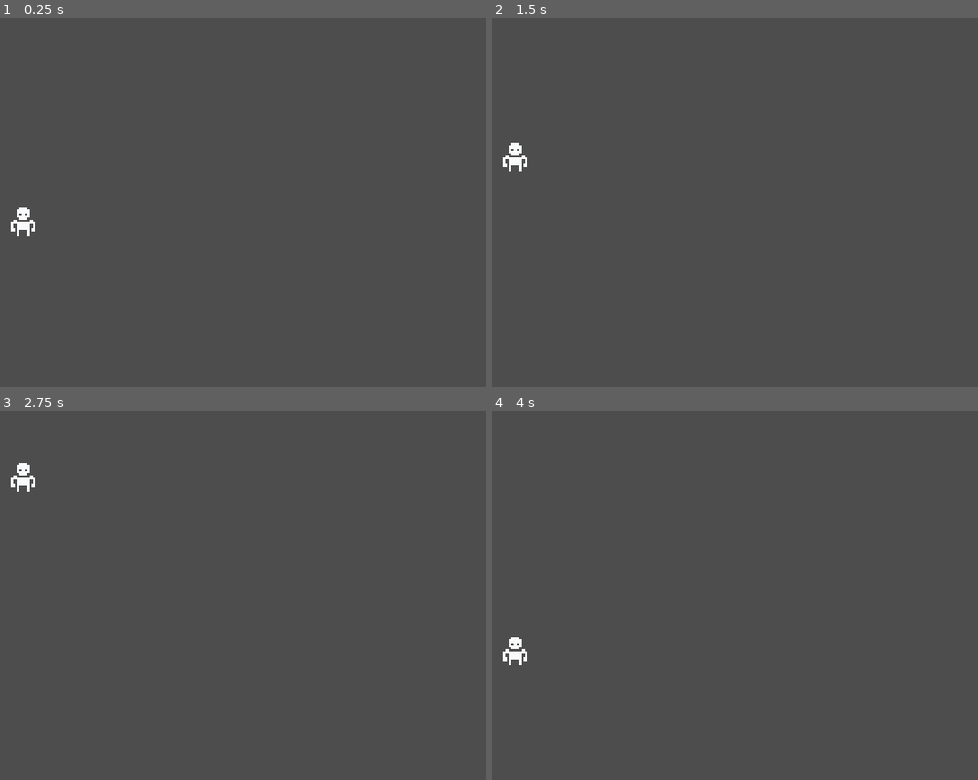
Above: before the commit, frames 1-4 (two rows, left to right).
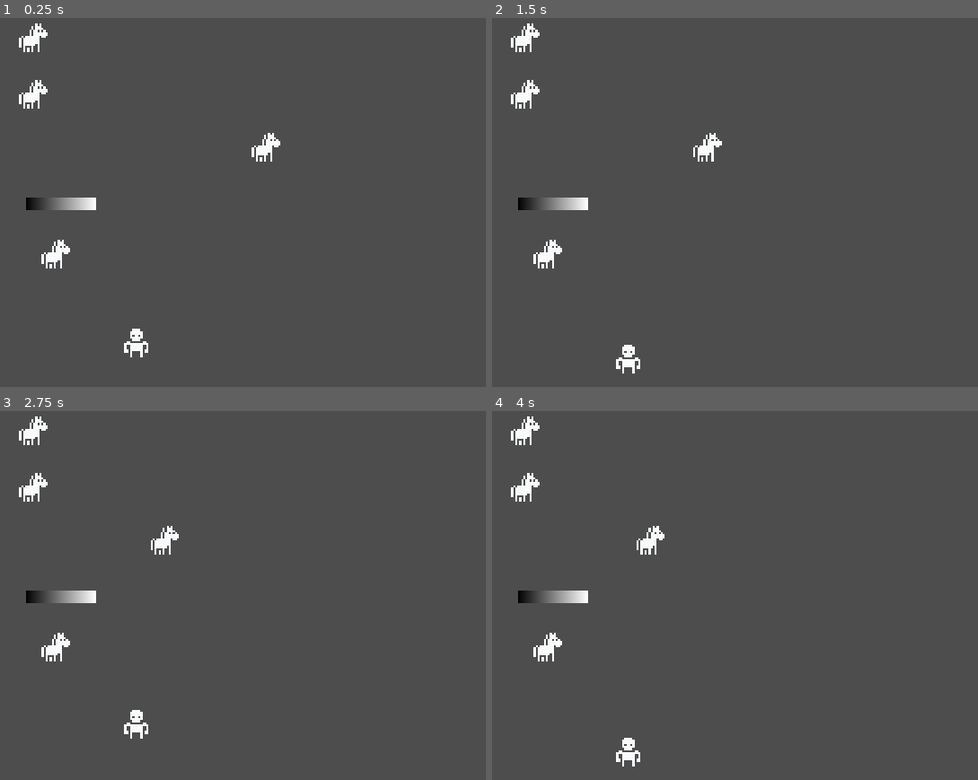
Above: after the commit, the same moments.

Repository: jkim1798/fourth-toy
Game: Godot game, scene res://scenes/game.tscn
The game is run twice, just before and just after one commit, with the same random seed, the same clock (stepped at 60 frames per second) and the same inputs.
Inputs (mouse positions are in pixels of both pictures, inside the frame that each line leads up to):
- Up to frame 1 (0.25 s): no input
- Up to frame 2 (1.5 s): move the mouse to (866, 198) at 0.52 s; hold W (move_up) 0.53-1.28 s; click (866, 198) at 0.6 s; move the mouse to (594, 243) at 1.27 s; hold S (move_down) from 1.28 s (still down); click (594, 243) at 1.35 s
- Up to frame 3 (2.75 s): move the mouse to (296, 521) at 2.02 s; release S (move_down) at 2.03 s; hold W (move_up) from 2.03 s (still down); click (296, 521) at 2.1 s
- Up to frame 4 (4 s): move the mouse to (691, 702) at 2.77 s; click (691, 702) at 2.85 s; tap Enter at 3.5 s; move the mouse to (919, 680) at 3.52 s; release W (move_up) at 3.53 s; hold S (move_down) from 3.53 s (still down); click (919, 680) at 3.6 s

The runs differ from the first frame. In frame 1, 1.6% of the frame differs, in the area x 2-58%, y 1-92%; in frame 2, 1.6%, in the area x 2-48%, y 1-97%; in frame 3, 1.6%; in frame 4, 1.6%.
Error after the commit: Invalid call. Nonexistent function 'shoot' in base 'Node2D'. (res://scripts/enemy.gd:30)

Commit message:
Added Level
I added the level

Diff:
--- /dev/null
+++ b/project/scenes/enemy2.tscn
@@ -0,0 +1,10 @@
+[gd_scene load_steps=2 format=3 uid="uid://dp4ue85o3fj7t"]
+
+[ext_resource type="Texture2D" uid="uid://cf8fqauugmefu" path="res://icon.svg" id="1_axaa6"]
+
+[node name="Enemy" type="Node2D"]
+
+[node name="Sprite2D" type="Sprite2D" parent="."]
+position = Vector2(5, 5)
+scale = Vector2(0.05, 0.05)
+texture = ExtResource("1_axaa6")
--- a/project/scenes/game.tscn
+++ b/project/scenes/game.tscn
@@ -11,13 +11,30 @@
 [sub_resource type="RectangleShape2D" id="RectangleShape2D_6a5t2"]
 size = Vector2(96, 192)
 
+[sub_resource type="PhysicsMaterial" id="PhysicsMaterial_13xvx"]
+
+[sub_resource type="RectangleShape2D" id="RectangleShape2D_eyn7p"]
+size = Vector2(10.5263, 1.05264)
+
+[sub_resource type="Gradient" id="Gradient_fh16x"]
+
+[sub_resource type="GradientTexture1D" id="GradientTexture1D_gkcsj"]
+gradient = SubResource("Gradient_fh16x")
+
+[sub_resource type="PhysicsMaterial" id="PhysicsMaterial_wcbl6"]
+
+[sub_resource type="RectangleShape2D" id="RectangleShape2D_eagc0"]
+size = Vector2(5, 167)
+
+[sub_resource type="CircleShape2D" id="CircleShape2D_pwqxj"]
+
 [node name="game" type="Node2D"]
 script = ExtResource("1_0xwix")
 bullet_scene = ExtResource("2_sfqfi")
 enemy_scene = ExtResource("3_50pnp")
 
 [node name="player" parent="." instance=ExtResource("1_aak0t")]
-position = Vector2(16, 80)
+position = Vector2(72, 140)
 
 [node name="StaticBody2D" type="StaticBody2D" parent="." groups=["wall"]]
 position = Vector2(120, 80)
@@ -25,7 +42,7 @@
 collision_mask = 3
 
 [node name="up" type="CollisionShape2D" parent="StaticBody2D"]
-position = Vector2(0, -128)
+position = Vector2(0, -458)
 shape = SubResource("RectangleShape2D_mkovn")
 
 [node name="down" type="CollisionShape2D" parent="StaticBody2D"]
@@ -37,7 +54,7 @@
 shape = SubResource("RectangleShape2D_6a5t2")
 
 [node name="right" type="CollisionShape2D" parent="StaticBody2D"]
-position = Vector2(168, 0)
+position = Vector2(84, 0)
 shape = SubResource("RectangleShape2D_6a5t2")
 
 [node name="Camera2D" type="Camera2D" parent="."]
@@ -49,5 +66,528 @@
 wait_time = 4.0
 autostart = true
 
+[node name="Enemies" type="Node2D" parent="."]
+
+[node name="enemy" parent="Enemies" instance=ExtResource("3_50pnp")]
+position = Vector2(21, 17)
+
+[node name="enemy2" parent="Enemies" instance=ExtResource("3_50pnp")]
+position = Vector2(32, 96)
+
+[node name="enemy3" parent="Enemies" instance=ExtResource("3_50pnp")]
+position = Vector2(141, 43)
+
+[node name="enemy4" parent="Enemies" instance=ExtResource("3_50pnp")]
+position = Vector2(86, -45)
+
+[node name="enemy5" parent="Enemies" instance=ExtResource("3_50pnp")]
+position = Vector2(21, -11)
+
+[node name="enemy6" parent="Enemies" instance=ExtResource("3_50pnp")]
+position = Vector2(143, -77)
+
+[node name="enemy7" parent="Enemies" instance=ExtResource("3_50pnp")]
+position = Vector2(59, -122)
+
+[node name="enemy8" parent="Enemies" instance=ExtResource("3_50pnp")]
+position = Vector2(131, -123)
+
+[node name="enemy9" parent="Enemies" instance=ExtResource("3_50pnp")]
+position = Vector2(93, -172)
+
+[node name="enemy10" parent="Enemies" instance=ExtResource("3_50pnp")]
+position = Vector2(8, -208)
+
+[node name="enemy11" parent="Enemies" instance=ExtResource("3_50pnp")]
+position = Vector2(53, -208)
+
+[node name="Platforms" type="Node2D" parent="."]
+position = Vector2(2.08165e-12, -1770)
+scale = Vector2(3, 3)
+
+[node name="Platform" type="StaticBody2D" parent="Platforms"]
+physics_material_override = SubResource("PhysicsMaterial_13xvx")
+
+[node name="CollisionShape2D" type="CollisionShape2D" parent="Platforms/Platform"]
+position = Vector2(25, 643)
+scale = Vector2(1.9, 1.9)
+shape = SubResource("RectangleShape2D_eyn7p")
+
+[node name="Platform2" type="StaticBody2D" parent="Platforms"]
+position = Vector2(24, -6)
+scale = Vector2(0.461347, 0.999565)
+physics_material_override = SubResource("PhysicsMaterial_13xvx")
+
+[node name="CollisionShape2D" type="CollisionShape2D" parent="Platforms/Platform2"]
+position = Vector2(25, 643)
+scale = Vector2(1.9, 1.9)
+shape = SubResource("RectangleShape2D_eyn7p")
+
+[node name="Platform3" type="StaticBody2D" parent="Platforms"]
+position = Vector2(12.3333, -11.6667)
+scale = Vector2(0.461347, 0.999565)
+physics_material_override = SubResource("PhysicsMaterial_13xvx")
+
+[node name="CollisionShape2D" type="CollisionShape2D" parent="Platforms/Platform3"]
+position = Vector2(25, 643)
+scale = Vector2(1.9, 1.9)
+shape = SubResource("RectangleShape2D_eyn7p")
+
+[node name="Platform4" type="StaticBody2D" parent="Platforms"]
+position = Vector2(-0.999998, -17)
+scale = Vector2(0.461347, 0.999565)
+physics_material_override = SubResource("PhysicsMaterial_13xvx")
+
+[node name="CollisionShape2D" type="CollisionShape2D" parent="Platforms/Platform4"]
+position = Vector2(25, 643)
+scale = Vector2(1.9, 1.9)
+shape = SubResource("RectangleShape2D_eyn7p")
+
+[node name="Moving platform" type="Sprite2D" parent="Platforms"]
+position = Vector2(11.5, 613.725)
+scale = Vector2(0.045, 2)
+texture = SubResource("GradientTexture1D_gkcsj")
+
+[node name="Platform6" type="StaticBody2D" parent="Platforms/Moving platform"]
+position = Vector2(-322.222, -320.862)
+scale = Vector2(13.1111, 0.499)
+physics_material_override = SubResource("PhysicsMaterial_13xvx")
+
+[node name="CollisionShape2D" type="CollisionShape2D" parent="Platforms/Moving platform/Platform6"]
+position = Vector2(25, 643)
+scale = Vector2(1.9, 1.9)
+shape = SubResource("RectangleShape2D_eyn7p")
+
+[node name="Platform5" type="StaticBody2D" parent="Platforms"]
+position = Vector2(13, -23)
+scale = Vector2(0.461347, 0.999565)
+physics_material_override = SubResource("PhysicsMaterial_13xvx")
+
+[node name="CollisionShape2D" type="CollisionShape2D" parent="Platforms/Platform5"]
+position = Vector2(25, 643)
+scale = Vector2(1.9, 1.9)
+shape = SubResource("RectangleShape2D_eyn7p")
+
+[node name="Platform6" type="StaticBody2D" parent="Platforms"]
+position = Vector2(35, -35)
+scale = Vector2(0.461347, 0.999565)
+physics_material_override = SubResource("PhysicsMaterial_13xvx")
+
+[node name="CollisionShape2D" type="CollisionShape2D" parent="Platforms/Platform6"]
+position = Vector2(25, 643)
+scale = Vector2(1.9, 1.9)
+shape = SubResource("RectangleShape2D_eyn7p")
+
+[node name="Platform7" type="StaticBody2D" parent="Platforms"]
+position = Vector2(35, -18)
+scale = Vector2(0.461347, 0.999565)
+physics_material_override = SubResource("PhysicsMaterial_13xvx")
+
+[node name="CollisionShape2D" type="CollisionShape2D" parent="Platforms/Platform7"]
+position = Vector2(25, 643)
+scale = Vector2(1.9, 1.9)
+shape = SubResource("RectangleShape2D_eyn7p")
+
+[node name="Platform8" type="StaticBody2D" parent="Platforms"]
+position = Vector2(6, -35)
+scale = Vector2(0.461347, 0.999565)
+physics_material_override = SubResource("PhysicsMaterial_13xvx")
+
+[node name="CollisionShape2D" type="CollisionShape2D" parent="Platforms/Platform8"]
+position = Vector2(25, 643)
+scale = Vector2(1.9, 1.9)
+shape = SubResource("RectangleShape2D_eyn7p")
+
+[node name="Platform9" type="StaticBody2D" parent="Platforms"]
+position = Vector2(10, -44)
+scale = Vector2(1.17147, 0.999298)
+physics_material_override = SubResource("PhysicsMaterial_13xvx")
+
+[node name="CollisionShape2D" type="CollisionShape2D" parent="Platforms/Platform9"]
+position = Vector2(25, 643)
+scale = Vector2(1.9, 1.9)
+shape = SubResource("RectangleShape2D_eyn7p")
+
+[node name="Platform9_5" type="StaticBody2D" parent="Platforms"]
+position = Vector2(19, -40)
+scale = Vector2(0.147539, 0.999476)
+physics_material_override = SubResource("PhysicsMaterial_13xvx")
+
+[node name="CollisionShape2D" type="CollisionShape2D" parent="Platforms/Platform9_5"]
+position = Vector2(25, 643)
+scale = Vector2(1.9, 1.9)
+shape = SubResource("RectangleShape2D_eyn7p")
+
+[node name="Platform10" type="StaticBody2D" parent="Platforms"]
+position = Vector2(-5, -53)
+scale = Vector2(0.461347, 0.999565)
+physics_material_override = SubResource("PhysicsMaterial_13xvx")
+
+[node name="CollisionShape2D" type="CollisionShape2D" parent="Platforms/Platform10"]
+position = Vector2(25, 643)
+scale = Vector2(1.9, 1.9)
+shape = SubResource("RectangleShape2D_eyn7p")
+
+[node name="Platform11" type="StaticBody2D" parent="Platforms"]
+position = Vector2(-5, -43)
+scale = Vector2(0.461347, 0.999565)
+physics_material_override = SubResource("PhysicsMaterial_13xvx")
+
+[node name="CollisionShape2D" type="CollisionShape2D" parent="Platforms/Platform11"]
+position = Vector2(25, 643)
+scale = Vector2(1.9, 1.9)
+shape = SubResource("RectangleShape2D_eyn7p")
+
+[node name="Platform12" type="StaticBody2D" parent="Platforms"]
+position = Vector2(29, -47)
+scale = Vector2(0.147539, 0.999476)
+physics_material_override = SubResource("PhysicsMaterial_13xvx")
+
+[node name="CollisionShape2D" type="CollisionShape2D" parent="Platforms/Platform12"]
+position = Vector2(25, 643)
+scale = Vector2(1.9, 1.9)
+shape = SubResource("RectangleShape2D_eyn7p")
+
+[node name="Platform13" type="StaticBody2D" parent="Platforms"]
+position = Vector2(36, -50)
+scale = Vector2(0.147539, 0.999476)
+physics_material_override = SubResource("PhysicsMaterial_13xvx")
+
+[node name="CollisionShape2D" type="CollisionShape2D" parent="Platforms/Platform13"]
+position = Vector2(25, 643)
+scale = Vector2(1.9, 1.9)
+shape = SubResource("RectangleShape2D_eyn7p")
+
+[node name="Platform14" type="StaticBody2D" parent="Platforms"]
+position = Vector2(42, -53)
+scale = Vector2(0.147539, 0.999476)
+physics_material_override = SubResource("PhysicsMaterial_13xvx")
+
+[node name="CollisionShape2D" type="CollisionShape2D" parent="Platforms/Platform14"]
+position = Vector2(25, 643)
+scale = Vector2(1.9, 1.9)
+shape = SubResource("RectangleShape2D_eyn7p")
+
+[node name="Platform15" type="StaticBody2D" parent="Platforms"]
+position = Vector2(666, 576)
+rotation = 1.5708
+scale = Vector2(0.1918, 1.01034)
+physics_material_override = SubResource("PhysicsMaterial_13xvx")
+
+[node name="CollisionShape2D" type="CollisionShape2D" parent="Platforms/Platform15"]
+position = Vector2(25, 643)
+scale = Vector2(1.9, 1.9)
+shape = SubResource("RectangleShape2D_eyn7p")
+
+[node name="Platform16" type="StaticBody2D" parent="Platforms"]
+position = Vector2(25, -58)
+scale = Vector2(0.461347, 0.999565)
+physics_material_override = SubResource("PhysicsMaterial_13xvx")
+
+[node name="CollisionShape2D" type="CollisionShape2D" parent="Platforms/Platform16"]
+position = Vector2(25, 643)
+scale = Vector2(1.9, 1.9)
+shape = SubResource("RectangleShape2D_eyn7p")
+
+[node name="Platform17" type="StaticBody2D" parent="Platforms"]
+position = Vector2(17, -64)
+scale = Vector2(0.461347, 0.999565)
+physics_material_override = SubResource("PhysicsMaterial_13xvx")
+
+[node name="CollisionShape2D" type="CollisionShape2D" parent="Platforms/Platform17"]
+position = Vector2(25, 643)
+scale = Vector2(1.9, 1.9)
+shape = SubResource("RectangleShape2D_eyn7p")
+
+[node name="Platform18" type="StaticBody2D" parent="Platforms"]
+position = Vector2(-6, -76)
+scale = Vector2(1.62475, 1.00135)
+physics_material_override = SubResource("PhysicsMaterial_13xvx")
+
+[node name="CollisionShape2D" type="CollisionShape2D" parent="Platforms/Platform18"]
+position = Vector2(25, 643)
+scale = Vector2(1.9, 1.9)
+shape = SubResource("RectangleShape2D_eyn7p")
+
+[node name="Platform19" type="StaticBody2D" parent="Platforms"]
+position = Vector2(660, 574)
+rotation = 1.5708
+scale = Vector2(0.1918, 1.01034)
+physics_material_override = SubResource("PhysicsMaterial_13xvx")
+
+[node name="CollisionShape2D" type="CollisionShape2D" parent="Platforms/Platform19"]
+position = Vector2(25, 643)
+scale = Vector2(1.9, 1.9)
+shape = SubResource("RectangleShape2D_eyn7p")
+
+[node name="Platform20" type="StaticBody2D" parent="Platforms"]
+position = Vector2(654, 570)
+rotation = 1.5708
+scale = Vector2(0.1918, 1.01034)
+physics_material_override = SubResource("PhysicsMaterial_13xvx")
+
+[node name="CollisionShape2D" type="CollisionShape2D" parent="Platforms/Platform20"]
+position = Vector2(25, 643)
+scale = Vector2(1.9, 1.9)
+shape = SubResource("RectangleShape2D_eyn7p")
+
+[node name="Platform21" type="StaticBody2D" parent="Platforms"]
+position = Vector2(672, 565)
+rotation = 1.5708
+scale = Vector2(0.1, 1.025)
+physics_material_override = SubResource("PhysicsMaterial_13xvx")
+
+[node name="CollisionShape2D" type="CollisionShape2D" parent="Platforms/Platform21"]
+position = Vector2(55.0005, 642.024)
+scale = Vector2(1.1002, 1.9)
+shape = SubResource("RectangleShape2D_eyn7p")
+
+[node name="Platform22" type="StaticBody2D" parent="Platforms"]
+position = Vector2(-7, -86)
+scale = Vector2(1.03239, 0.999689)
+physics_material_override = SubResource("PhysicsMaterial_13xvx")
+
+[node name="CollisionShape2D" type="CollisionShape2D" parent="Platforms/Platform22"]
+position = Vector2(25, 638.999)
+scale = Vector2(1.9, 1.9)
+shape = SubResource("RectangleShape2D_eyn7p")
+
+[node name="Platform23" type="StaticBody2D" parent="Platforms"]
+position = Vector2(32, -86)
+scale = Vector2(0.461347, 0.999565)
+physics_material_override = SubResource("PhysicsMaterial_13xvx")
+
+[node name="CollisionShape2D" type="CollisionShape2D" parent="Platforms/Platform23"]
+position = Vector2(25, 638.998)
+scale = Vector2(1.9, 1.9)
+shape = SubResource("RectangleShape2D_eyn7p")
+
+[node name="Platform24" type="StaticBody2D" parent="Platforms"]
+position = Vector2(26, -76)
+scale = Vector2(0.117437, 0.995605)
+physics_material_override = SubResource("PhysicsMaterial_13xvx")
+
+[node name="CollisionShape2D" type="CollisionShape2D" parent="Platforms/Platform24"]
+position = Vector2(-93.6676, 641.821)
+scale = Vector2(1.9, 1.9)
+shape = SubResource("RectangleShape2D_eyn7p")
+
+[node name="Platform25" type="StaticBody2D" parent="Platforms"]
+position = Vector2(12, -83)
+scale = Vector2(0.117437, 0.995605)
+physics_material_override = SubResource("PhysicsMaterial_13xvx")
+
+[node name="CollisionShape2D" type="CollisionShape2D" parent="Platforms/Platform25"]
+position = Vector2(76.6371, 645.838)
+scale = Vector2(1.9, 1.9)
+shape = SubResource("RectangleShape2D_eyn7p")
+
+[node name="Platform26" type="StaticBody2D" parent="Platforms"]
+position = Vector2(14, -81)
+scale = Vector2(0.117437, 0.995605)
+physics_material_override = SubResource("PhysicsMaterial_13xvx")
+
+[node name="CollisionShape2D" type="CollisionShape2D" parent="Platforms/Platform26"]
+position = Vector2(110.698, 645.838)
+scale = Vector2(1.9, 1.9)
+shape = SubResource("RectangleShape2D_eyn7p")
+
+[node name="Platform27" type="StaticBody2D" parent="Platforms"]
+position = Vector2(18, -83)
+scale = Vector2(0.117437, 0.995605)
+physics_material_override = SubResource("PhysicsMaterial_13xvx")
+
+[node name="CollisionShape2D" type="CollisionShape2D" parent="Platforms/Platform27"]
+position = Vector2(110.698, 645.838)
+scale = Vector2(1.9, 1.9)
+shape = SubResource("RectangleShape2D_eyn7p")
+
+[node name="Platform28" type="StaticBody2D" parent="Platforms"]
+position = Vector2(682, 553)
+rotation = 1.5708
+scale = Vector2(0.179162, 1.00728)
+physics_material_override = SubResource("PhysicsMaterial_13xvx")
+
+[node name="CollisionShape2D" type="CollisionShape2D" parent="Platforms/Platform28"]
+position = Vector2(25, 643)
+scale = Vector2(1.9, 1.9)
+shape = SubResource("RectangleShape2D_eyn7p")
+
+[node name="Platform29" type="StaticBody2D" parent="Platforms"]
+position = Vector2(685, 549)
+rotation = 1.5708
+scale = Vector2(0.179162, 1.00728)
+physics_material_override = SubResource("PhysicsMaterial_13xvx")
+
+[node name="CollisionShape2D" type="CollisionShape2D" parent="Platforms/Platform29"]
+position = Vector2(25, 643)
+scale = Vector2(1.9, 1.9)
+shape = SubResource("RectangleShape2D_eyn7p")
+
+[node name="Platform 30" type="StaticBody2D" parent="Platforms"]
+physics_material_override = SubResource("PhysicsMaterial_wcbl6")
+
+[node name="CollisionShape2D" type="CollisionShape2D" parent="Platforms/Platform 30"]
+position = Vector2(54.5, 563.5)
+shape = SubResource("RectangleShape2D_eagc0")
+
+[node name="Platform 31" type="StaticBody2D" parent="Platforms"]
+position = Vector2(-57, 0)
+physics_material_override = SubResource("PhysicsMaterial_wcbl6")
+
+[node name="CollisionShape2D" type="CollisionShape2D" parent="Platforms/Platform 31"]
+position = Vector2(54.5, 563.5)
+shape = SubResource("RectangleShape2D_eagc0")
+
+[node name="Moving platform2" type="Sprite2D" parent="Platforms"]
+position = Vector2(26, 543)
+scale = Vector2(0.045, 2)
+texture = SubResource("GradientTexture1D_gkcsj")
+
+[node name="Platform6" type="StaticBody2D" parent="Platforms/Moving platform2"]
+position = Vector2(-322.222, -320.862)
+scale = Vector2(13.1111, 0.499)
+physics_material_override = SubResource("PhysicsMaterial_13xvx")
+
+[node name="CollisionShape2D" type="CollisionShape2D" parent="Platforms/Moving platform2/Platform6"]
+position = Vector2(25, 643)
+scale = Vector2(1.9, 1.9)
+shape = SubResource("RectangleShape2D_eyn7p")
+
+[node name="Platform30" type="StaticBody2D" parent="Platforms"]
+position = Vector2(6, -94)
+scale = Vector2(0.117437, 0.995605)
+physics_material_override = SubResource("PhysicsMaterial_13xvx")
+
+[node name="CollisionShape2D" type="CollisionShape2D" parent="Platforms/Platform30"]
+position = Vector2(76.6371, 645.838)
+scale = Vector2(1.9, 1.9)
+shape = SubResource("RectangleShape2D_eyn7p")
+
+[node name="Platform31" type="StaticBody2D" parent="Platforms"]
+position = Vector2(-0.999999, -97)
+scale = Vector2(0.117437, 0.995605)
+physics_material_override = SubResource("PhysicsMaterial_13xvx")
+
+[node name="CollisionShape2D" type="CollisionShape2D" parent="Platforms/Platform31"]
+position = Vector2(76.6371, 645.838)
+scale = Vector2(1.9, 1.9)
+shape = SubResource("RectangleShape2D_eyn7p")
+
+[node name="Platform32" type="StaticBody2D" parent="Platforms"]
+position = Vector2(31, -105)
+scale = Vector2(0.117437, 0.995605)
+physics_material_override = SubResource("PhysicsMaterial_13xvx")
+
+[node name="CollisionShape2D" type="CollisionShape2D" parent="Platforms/Platform32"]
+position = Vector2(76.6371, 645.838)
+scale = Vector2(1.9, 1.9)
+shape = SubResource("RectangleShape2D_eyn7p")
+
+[node name="Platform33" type="StaticBody2D" parent="Platforms"]
+position = Vector2(656, 519)
+rotation = 1.5708
+scale = Vector2(0.402183, 1.00963)
+physics_material_override = SubResource("PhysicsMaterial_13xvx")
+
+[node name="CollisionShape2D" type="CollisionShape2D" parent="Platforms/Platform33"]
+position = Vector2(25, 643)
+scale = Vector2(1.9, 1.9)
+shape = SubResource("RectangleShape2D_eyn7p")
+
+[node name="Platform34" type="StaticBody2D" parent="Platforms"]
+position = Vector2(-83, -126)
+scale = Vector2(1.24088, 1.00664)
+physics_material_override = SubResource("PhysicsMaterial_13xvx")
+
+[node name="CollisionShape2D" type="CollisionShape2D" parent="Platforms/Platform34"]
+position = Vector2(76.6371, 645.838)
+scale = Vector2(1.9, 1.9)
+shape = SubResource("RectangleShape2D_eyn7p")
+
+[node name="Platform35" type="StaticBody2D" parent="Platforms"]
+position = Vector2(5, -108.333)
+scale = Vector2(1.03239, 0.999689)
+physics_material_override = SubResource("PhysicsMaterial_13xvx")
+
+[node name="CollisionShape2D" type="CollisionShape2D" parent="Platforms/Platform35"]
+position = Vector2(24.8614, 644.534)
+scale = Vector2(0.5, 1)
+shape = SubResource("RectangleShape2D_eyn7p")
+
+[node name="Platform36" type="StaticBody2D" parent="Platforms"]
+position = Vector2(694.667, 531)
+rotation = 1.5708
+scale = Vector2(0.1918, 1.01034)
+physics_material_override = SubResource("PhysicsMaterial_13xvx")
+
+[node name="CollisionShape2D" type="CollisionShape2D" parent="Platforms/Platform36"]
+position = Vector2(25, 643)
+scale = Vector2(1.9, 1.9)
+shape = SubResource("RectangleShape2D_eyn7p")
+
+[node name="Platform37" type="StaticBody2D" parent="Platforms"]
+position = Vector2(698.667, 525.667)
+rotation = 1.5708
+scale = Vector2(0.1918, 1.01034)
+physics_material_override = SubResource("PhysicsMaterial_13xvx")
+
+[node name="CollisionShape2D" type="CollisionShape2D" parent="Platforms/Platform37"]
+position = Vector2(25, 643)
+scale = Vector2(1.9, 1.9)
+shape = SubResource("RectangleShape2D_eyn7p")
+
+[node name="Moving platform3" type="Sprite2D" parent="Platforms"]
+position = Vector2(32.3333, 519)
+scale = Vector2(0.045, 2)
+texture = SubResource("GradientTexture1D_gkcsj")
+
+[node name="Platform6" type="StaticBody2D" parent="Platforms/Moving platform3"]
+position = Vector2(-322.222, -320.862)
+scale = Vector2(13.1111, 0.499)
+physics_material_override = SubResource("PhysicsMaterial_13xvx")
+
+[node name="CollisionShape2D" type="CollisionShape2D" parent="Platforms/Moving platform3/Platform6"]
+position = Vector2(25, 643)
+scale = Vector2(1.9, 1.9)
+shape = SubResource("RectangleShape2D_eyn7p")
+
+[node name="Platform38" type="StaticBody2D" parent="Platforms"]
+position = Vector2(690.333, 523.333)
+rotation = 1.5708
+scale = Vector2(0.1918, 1.01034)
+physics_material_override = SubResource("PhysicsMaterial_13xvx")
+
+[node name="CollisionShape2D" type="CollisionShape2D" parent="Platforms/Platform38"]
+position = Vector2(25, 643)
+scale = Vector2(0.5, 3.5)
+shape = SubResource("RectangleShape2D_eyn7p")
+
+[node name="Platform39" type="StaticBody2D" parent="Platforms"]
+position = Vector2(680, 523.333)
+rotation = 1.5708
+scale = Vector2(0.1918, 1.01034)
+physics_material_override = SubResource("PhysicsMaterial_13xvx")
+
+[node name="CollisionShape2D" type="CollisionShape2D" parent="Platforms/Platform39"]
+position = Vector2(25, 643)
+scale = Vector2(0.5, 3.5)
+shape = SubResource("RectangleShape2D_eyn7p")
+
+[node name="Possible chest for bonus points?" type="CharacterBody2D" parent="."]
+motion_mode = 1
+
+[node name="CollisionShape2D" type="CollisionShape2D" parent="Possible chest for bonus points?"]
+position = Vector2(21, -168)
+shape = SubResource("CircleShape2D_pwqxj")
+
+[node name="Possible chest for bonus points?2" type="CharacterBody2D" parent="."]
+position = Vector2(118, 266)
+motion_mode = 1
+
+[node name="CollisionShape2D" type="CollisionShape2D" parent="Possible chest for bonus points?2"]
+position = Vector2(21, -168)
+shape = SubResource("CircleShape2D_pwqxj")
+
 [connection signal="shoot" from="player" to="." method="shoot"]
 [connection signal="timeout" from="Timer" to="." method="_on_timer_timeout"]
--- /dev/null
+++ b/project/scenes/level.tscn
@@ -0,0 +1,9 @@
+[gd_scene load_steps=3 format=3 uid="uid://dfu17bc55oq2l"]
+
+[ext_resource type="PackedScene" uid="uid://cyf2sn8vxyio4" path="res://scenes/main.tscn" id="1_54vpw"]
+[ext_resource type="PackedScene" uid="uid://cn7lqsqrpx3ea" path="res://scenes/enemy.tscn" id="2_6pok2"]
+
+[node name="Level" instance=ExtResource("1_54vpw")]
+
+[node name="enemy" parent="Enemies" index="7" instance=ExtResource("2_6pok2")]
+position = Vector2(12, 617)
--- /dev/null
+++ b/project/scenes/main.tscn
@@ -0,0 +1,8 @@
+[gd_scene load_steps=2 format=3 uid="uid://cyf2sn8vxyio4"]
+
+[ext_resource type="PackedScene" uid="uid://cn7lqsqrpx3ea" path="res://scenes/enemy.tscn" id="1_hl0sd"]
+
+[node name="Level"]
+
+[node name="enemy" parent="Enemies" index="7" instance=ExtResource("1_hl0sd")]
+position = Vector2(12, 617)
Not shown: 1 places in project/scenes/game.tscn that only renumber resources
